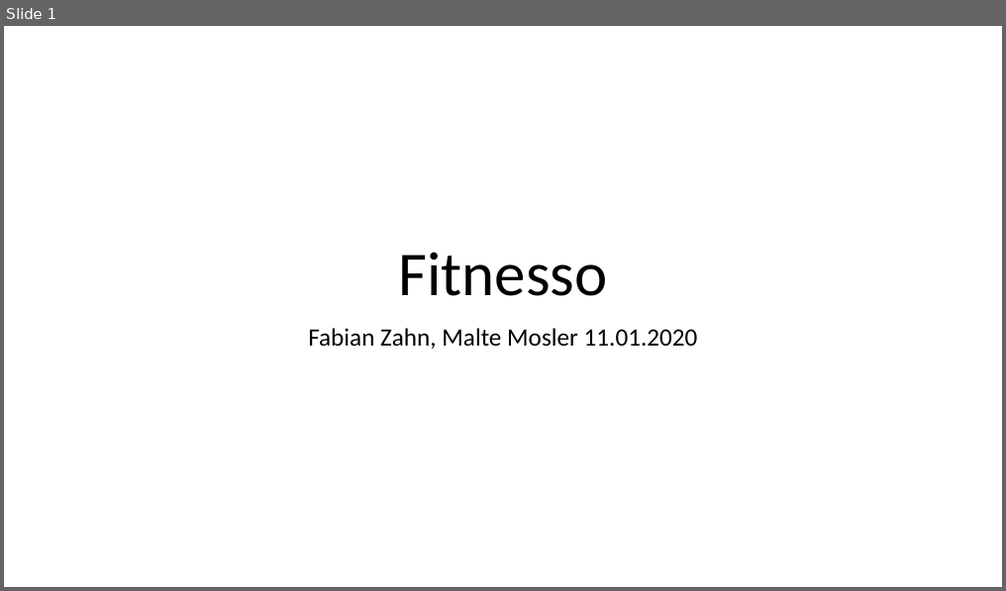
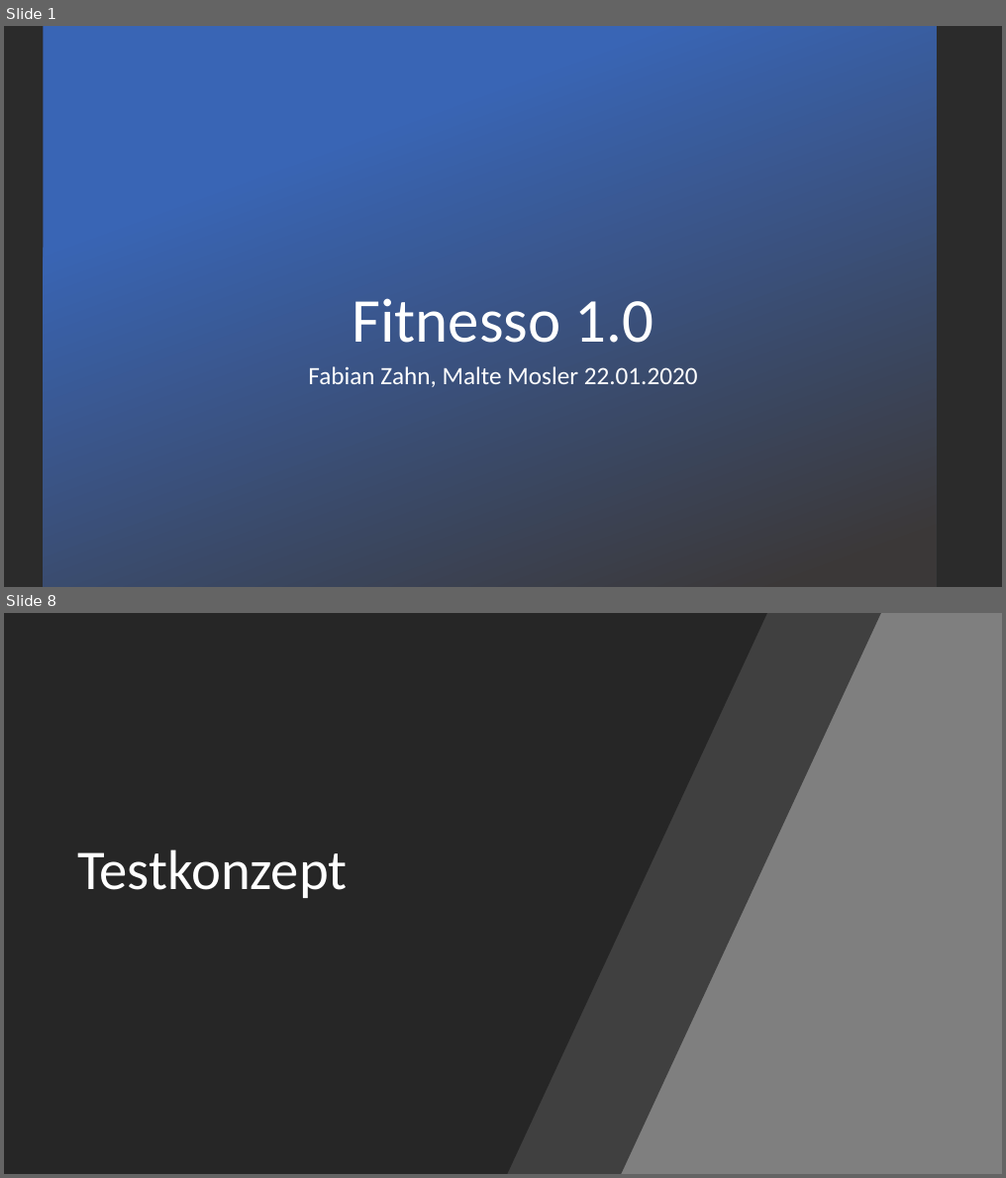
Before and after one commit to maltemosler/Fitnesso, a slide deck: Kommentare/PPP/PPP-Fitnesso.pptx. Shown one above the other, each under a label of ours: slide 1 before the commit, slides 1 and 8 after it; the slides between them are not shown. The pictures are 1006x591 and 1006x1178 pixels, drawn with LibreOffice and Linux fonts; fonts in the diff are those of the drawing; background and template pictures are left out; a plain dark background stands for a picture behind light text. Boxes give left, top, right and bottom in pixels: in the first picture for what was removed or moved away, otherwise in the second. Text is boxed around its words. In the diff, an @@ line names an element or a change of style, - is before the commit and + after.

```diff
--- a/Kommentare/PPP/PPP-Fitnesso.pptx
+++ b/Kommentare/PPP/PPP-Fitnesso.pptx
@@ slide 8 added at bbox=[4, 613, 1002, 1174], background #7C7C7C @@
@@ rectangle added at bbox=[4, 613, 1002, 1174], fill #7F7F7F @@
@@ freeform shape added at bbox=[4, 613, 767, 1174], fill #262626 @@
@@ freeform shape added at bbox=[106, 613, 881, 1174], fill #262626 at 70% opacity @@
@@ title added at bbox=[77, 850, 348, 898], 54 pt, text #FFFFFF @@
+Testkonzept
@@ slide 1 changed as well @@
@@ background #FFFFFF to picture (left out) @@
@@ rectangle added at bbox=[43, 26, 936, 587], fill gradient #3965B5 to #3B3838 @@
@@ title at bbox=[351, 298, 654, 343]: text changed; text colour #000000 to #FFFFFF @@
-Fitnesso
+Fitnesso 1.0
@@ subtitle at bbox=[308, 367, 698, 387]: text changed; text colour #000000 to #FFFFFF @@
-Fabian Zahn, Malte Mosler 11.01.2020
+Fabian Zahn, Malte Mosler 22.01.2020
```
Also in this commit, not shown: 11 other slides added, 14 other files.
